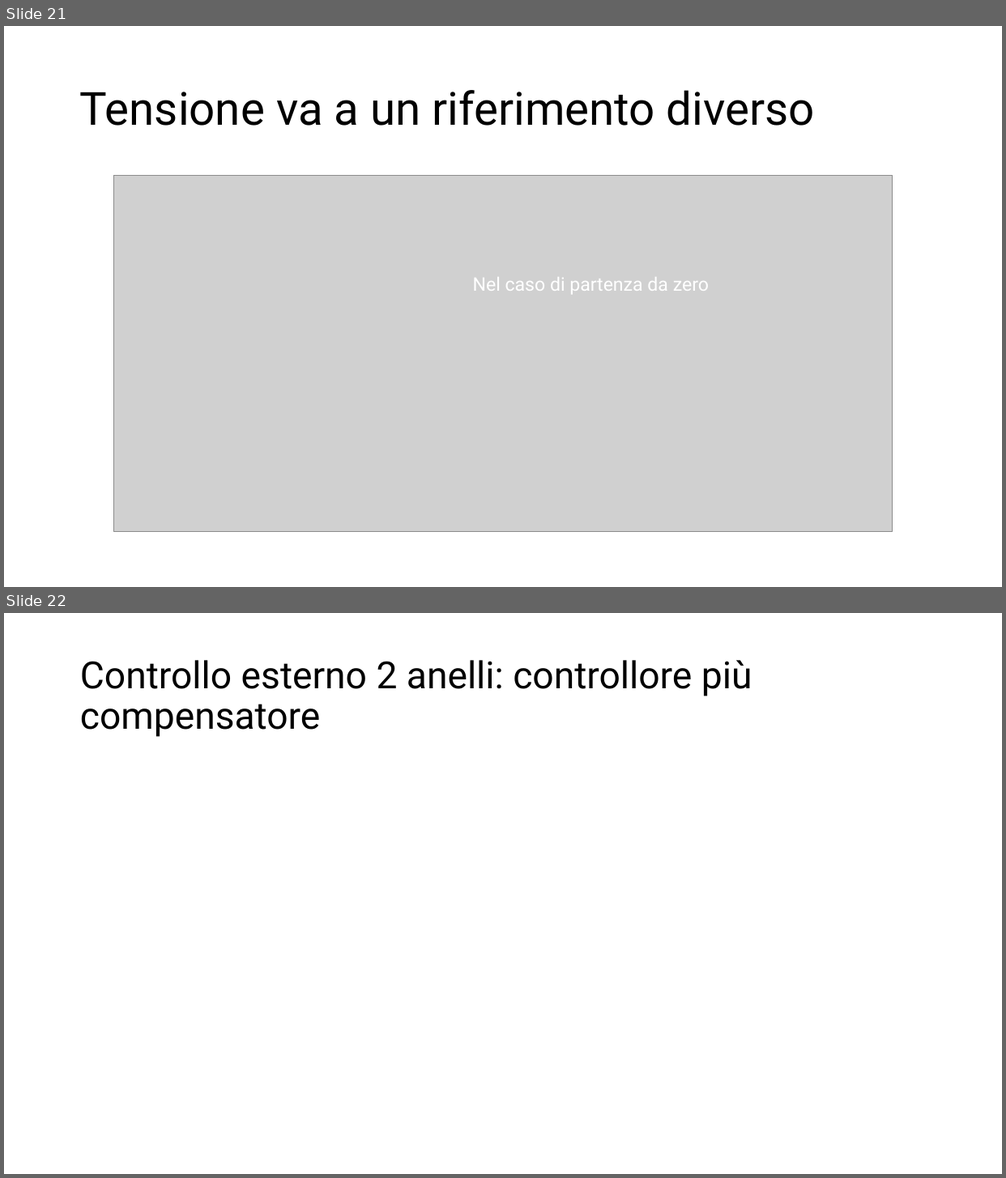
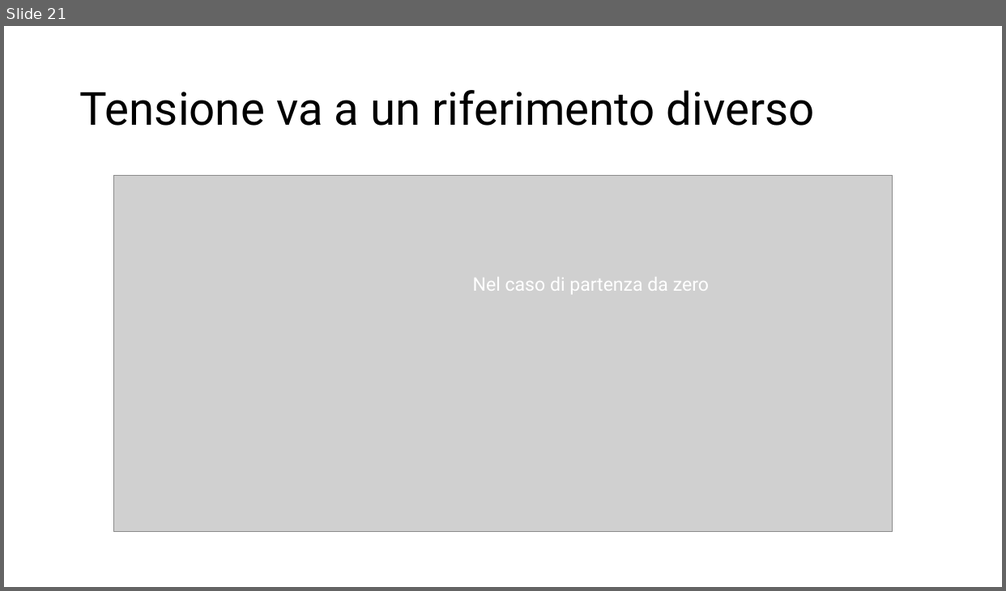
Before and after one commit to RiccardoOrlandi/Automation-Lab, a slide deck: Poli per caso/midterm presentazione/Controllo in cascata chiaro.pptx. Shown one above the other, each under a label of ours: slides 21 and 22 before the commit, slide 21 after it. The pictures are 1006x1178 and 1006x591 pixels, drawn with LibreOffice and Linux fonts; fonts in the diff are those of the drawing; grey boxes stand for pictures. Boxes give left, top, right and bottom in pixels: in the first picture for what was removed or moved away, otherwise in the second. Text is boxed around its words. In the diff, an @@ line names an element or a change of style, - is before the commit and + after.

```diff
--- a/Poli per caso/midterm presentazione/Controllo in cascata chiaro.pptx
+++ b/Poli per caso/midterm presentazione/Controllo in cascata chiaro.pptx
@@ slide 22 removed at [4, 613, 1002, 1174], background #FFFFFF @@
@@ title removed at [80, 660, 752, 737] @@
-Controllo esterno 2 anelli: controllore più compensatore
```
Also in this commit, not shown: 6 slides added, 3 other files.
